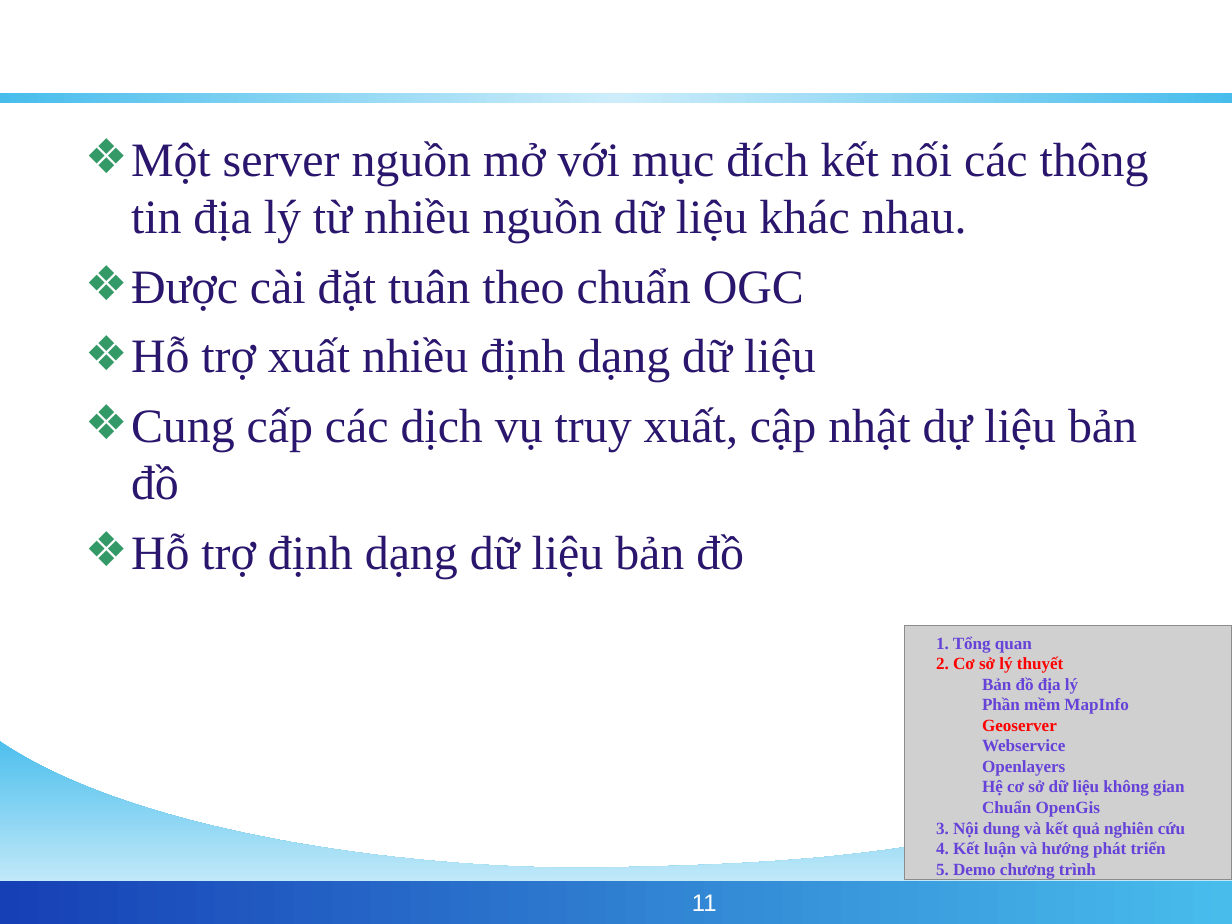
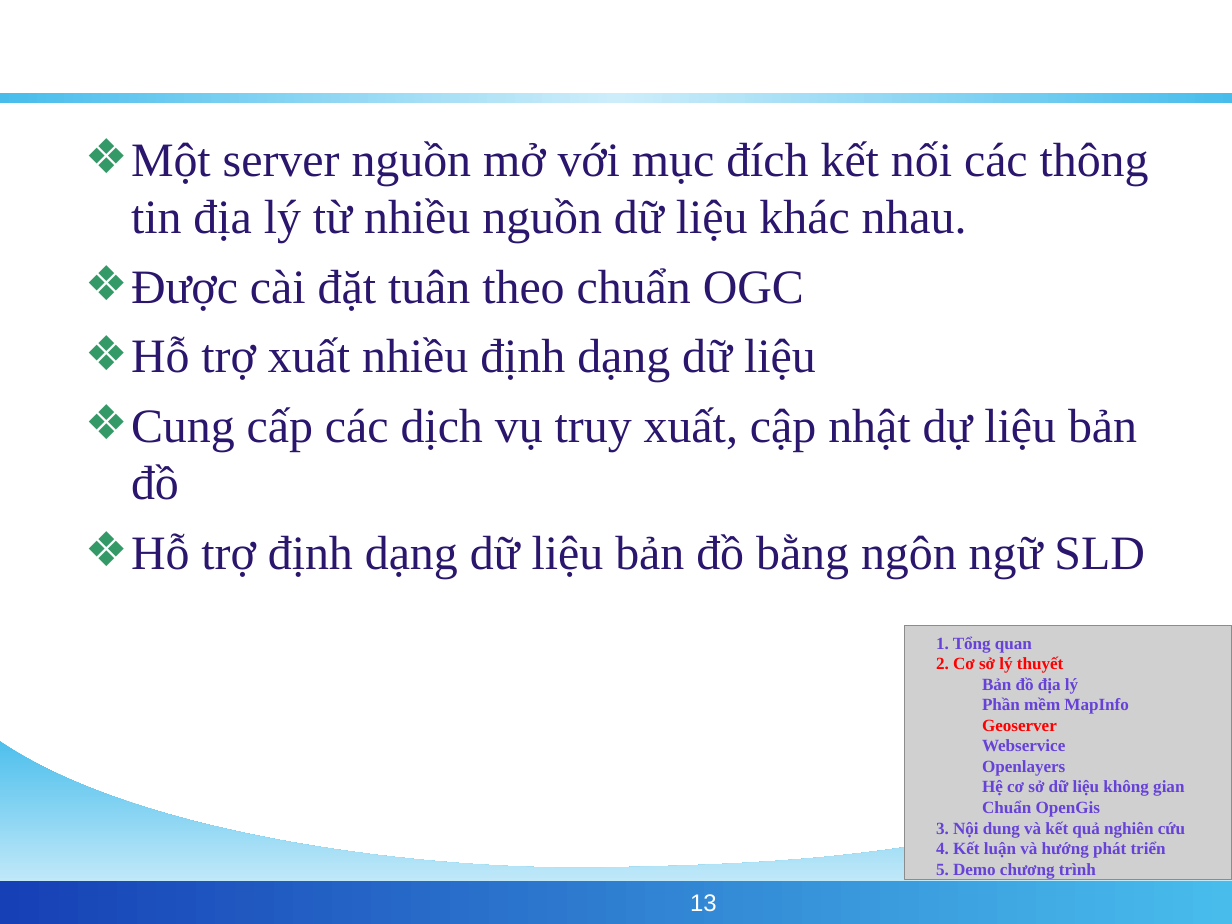
Before and after one commit to phamngsinh/cantho-webgis, a slide deck: slide 13 of Document/Bao Cao/BaoCaoLuanVan.ppt (slide 11 before the commit). Drawn at 1232x924 pixels with LibreOffice and Linux fonts; fonts in the diff are those of the drawing; grey boxes stand for pictures; background and template pictures are left out. Boxes give left, top, right and bottom in pixels: in the first picture for what was removed or moved away, otherwise in the second. Text is boxed around its words. In the diff, an @@ line names an element or a change of style, - is before the commit and + after.

```diff
--- a/Document/Bao Cao/BaoCaoLuanVan.ppt
+++ b/Document/Bao Cao/BaoCaoLuanVan.ppt
@@ text at (131,533,1144,579): text changed @@
-❖ Hỗ trợ định dạng dữ liệu bản đồ
+❖ Hỗ trợ định dạng dữ liệu bản đồ bằng ngôn ngữ SLD
@@ page number at (690,894,717,912): text changed @@
-11
+13
```
Also in this commit, not shown: 9 other slides changed, 2 slides added, 1 slide removed.
